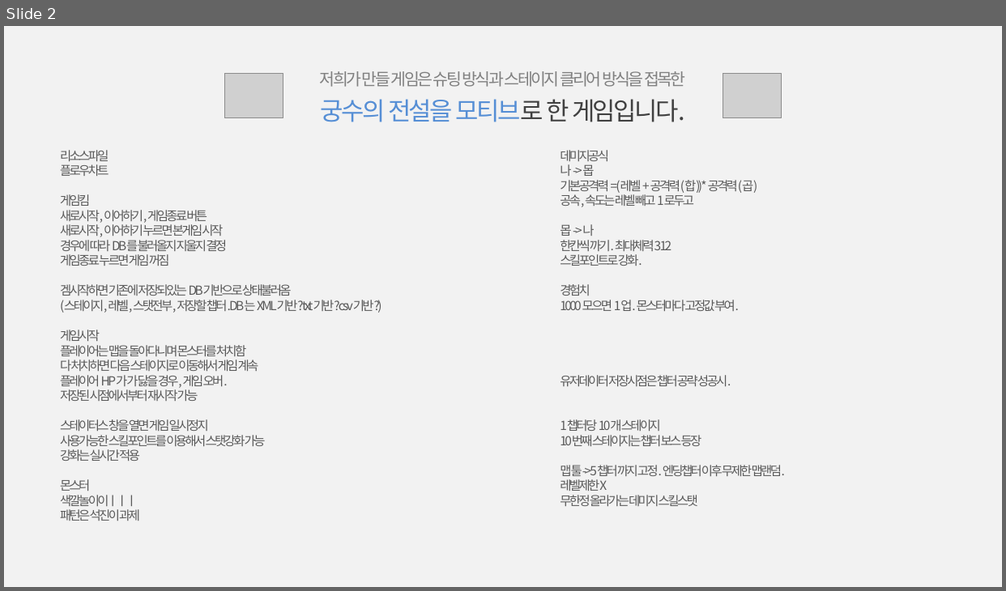
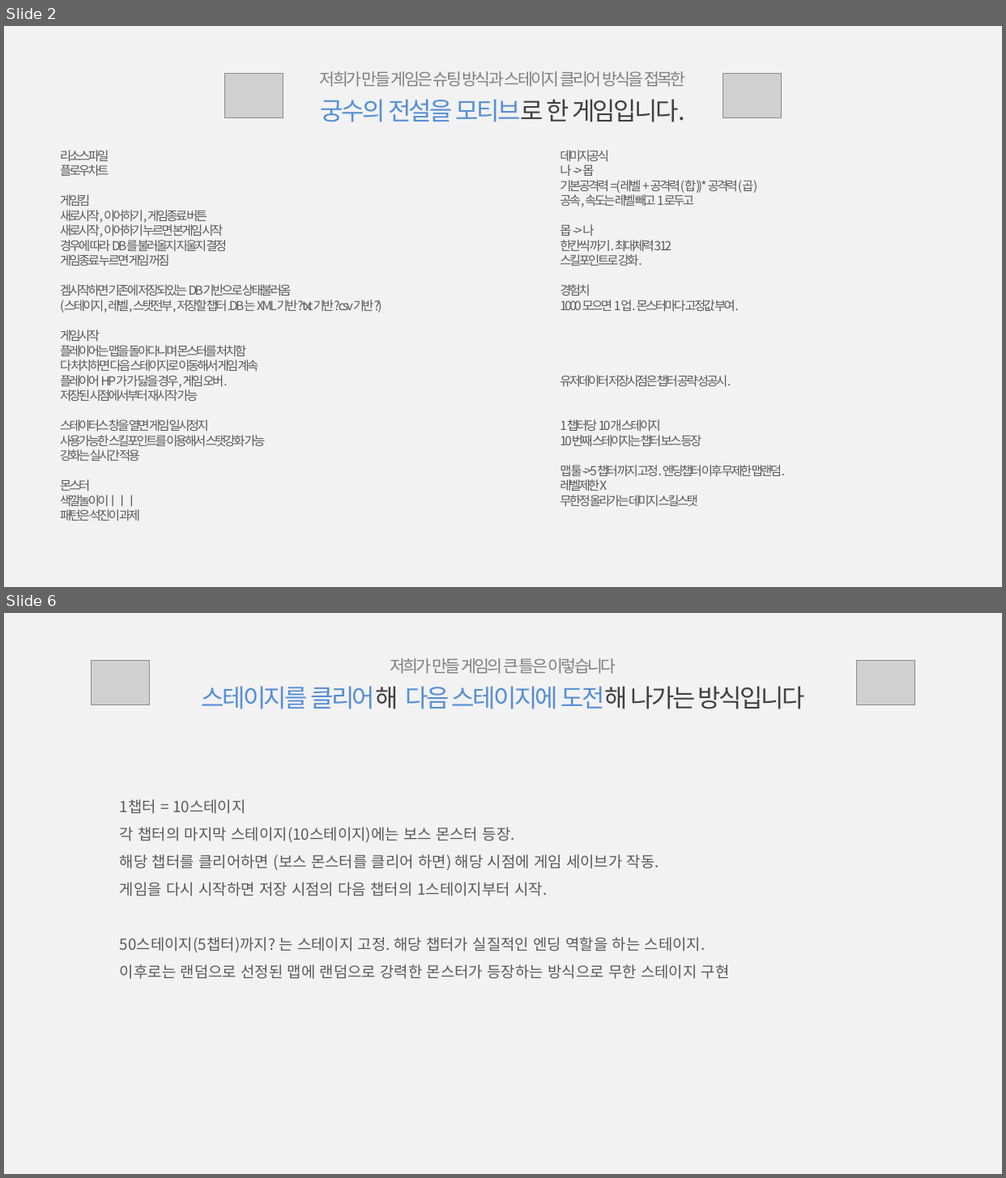
Before and after one commit to Hanel99/inha_1stproject, a slide deck: 기타/1차중간프로젝트_세부기획_白팀_강석진윤준혁.pptx. Shown one above the other, each under a label of ours: slide 2 before the commit, slides 2 and 6 after it; the slides between them are not shown. The pictures are 1006x591 and 1006x1178 pixels, drawn with LibreOffice and Linux fonts; fonts in the diff are those of the drawing; grey boxes stand for pictures. Boxes give left, top, right and bottom in pixels: in the first picture for what was removed or moved away, otherwise in the second. Text is boxed around its words. In the diff, an @@ line names an element or a change of style, - is before the commit and + after.

```diff
--- a/기타/1차중간프로젝트_세부기획_白팀_강석진윤준혁.pptx
+++ b/기타/1차중간프로젝트_세부기획_白팀_강석진윤준혁.pptx
@@ slide 6 added at box(4, 613, 1002, 1174), background #F2F2F2 @@
@@ picture added at box(91, 661, 149, 706) @@
@@ text added at box(202, 658, 804, 709), 18 pt, text #558ED5 @@
+저희가 만들 게임의 큰 틀은 이렇습니다
+스테이지를 클리어해 다음 스테이지에 도전해 나가는 방식입니다
@@ picture added at box(856, 661, 914, 706) @@
@@ text added at box(120, 799, 730, 979), 11 pt, text #595959 @@
+1챕터 = 10스테이지
+각 챕터의 마지막 스테이지(10스테이지)에는 보스 몬스터 등장.
+해당 챕터를 클리어하면 (보스 몬스터를 클리어 하면) 해당 시점에 게임 세이브가 작동.
+게임을 다시 시작하면 저장 시점의 다음 챕터의 1스테이지부터 시작.
+50스테이지(5챕터)까지? 는 스테이지 고정. 해당 챕터가 실질적인 엔딩 역할을 하는 스테이지.
+이후로는 랜덤으로 선정된 맵에 랜덤으로 강력한 몬스터가 등장하는 방식으로 무한 스테이지 구현
```
Also in this commit, not shown: 2 slides changed, 11 other slides added, 1 slide removed, 1 other file.
